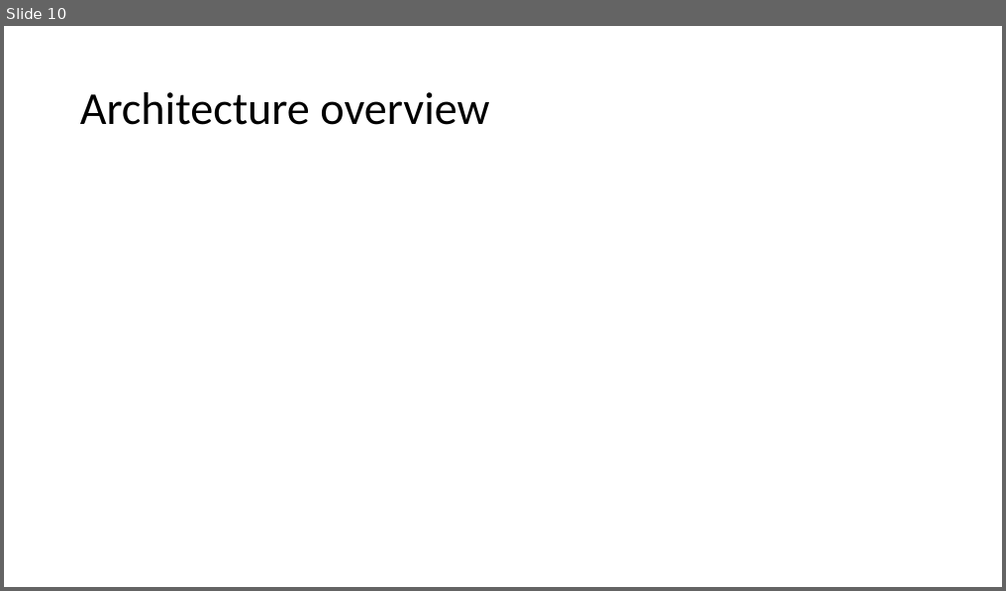
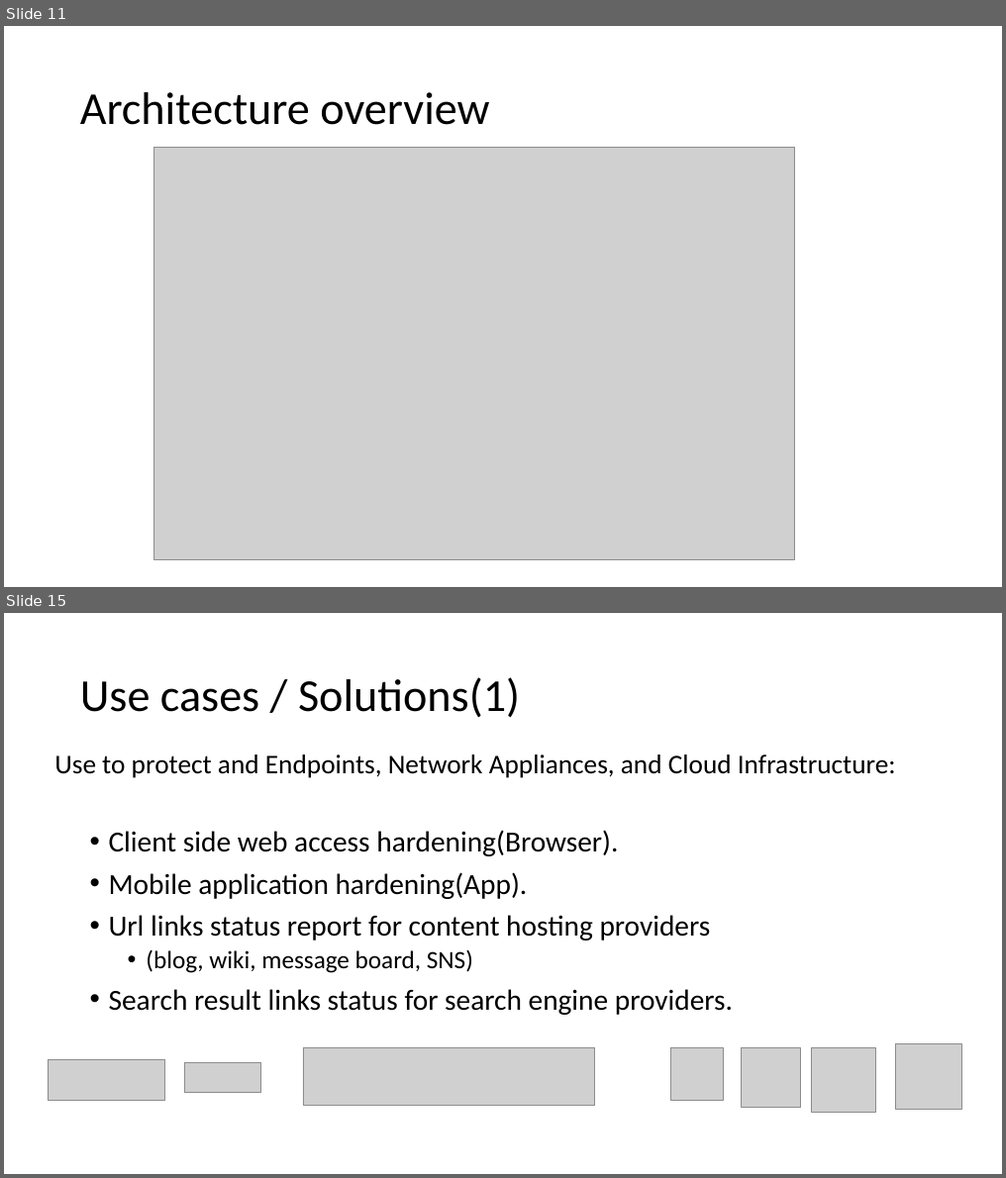
Before and after one commit to jacqbb/webscan, a slide deck: urlinfo_presentation.pptx. Shown one above the other, each under a label of ours: slide 10 before the commit, slides 11 and 15 after it; the slides between them are not shown. The pictures are 1006x591 and 1006x1178 pixels, drawn with LibreOffice and Linux fonts; fonts in the diff are those of the drawing; grey boxes stand for pictures; background and template pictures are left out. Boxes give left, top, right and bottom in pixels: in the first picture for what was removed or moved away, otherwise in the second. Text is boxed around its words. In the diff, an @@ line names an element or a change of style, - is before the commit and + after.

```diff
--- a/urlinfo_presentation.pptx
+++ b/urlinfo_presentation.pptx
@@ slide 15 added at box(4, 613, 1002, 1174), background picture (left out) @@
@@ title added at box(80, 677, 520, 718), 44 pt, text #000000 @@
+Use cases / Solutions(1)
@@ text added at box(54, 755, 896, 778), 26 pt, text #000000 @@
+Use to protect and Endpoints, Network Appliances, and Cloud Infrastructure:
@@ text added at box(109, 830, 733, 1015), 28 pt, text #000000 @@
+• Client side web access hardening(Browser).
+• Mobile application hardening(App).
+• Url links status report for content hosting providers
+  • (blog, wiki, message board, SNS)
+• Search result links status for search engine providers.
@@ picture added at box(303, 1048, 595, 1106) @@
@@ picture added at box(671, 1048, 724, 1100) @@
@@ picture added at box(741, 1048, 800, 1107) @@
@@ picture added at box(811, 1048, 875, 1112) @@
@@ picture added at box(896, 1045, 962, 1110) @@
@@ picture added at box(48, 1060, 165, 1100) @@
@@ picture added at box(184, 1062, 260, 1093) @@
@@ what was slide 10 is now slide 11 @@
@@ slide 11 changed as well @@
@@ picture added at box(153, 148, 795, 560) @@
```
Also in this commit, not shown: 15 other slides changed, 11 other slides added, 7 slides removed, 41 other files.
